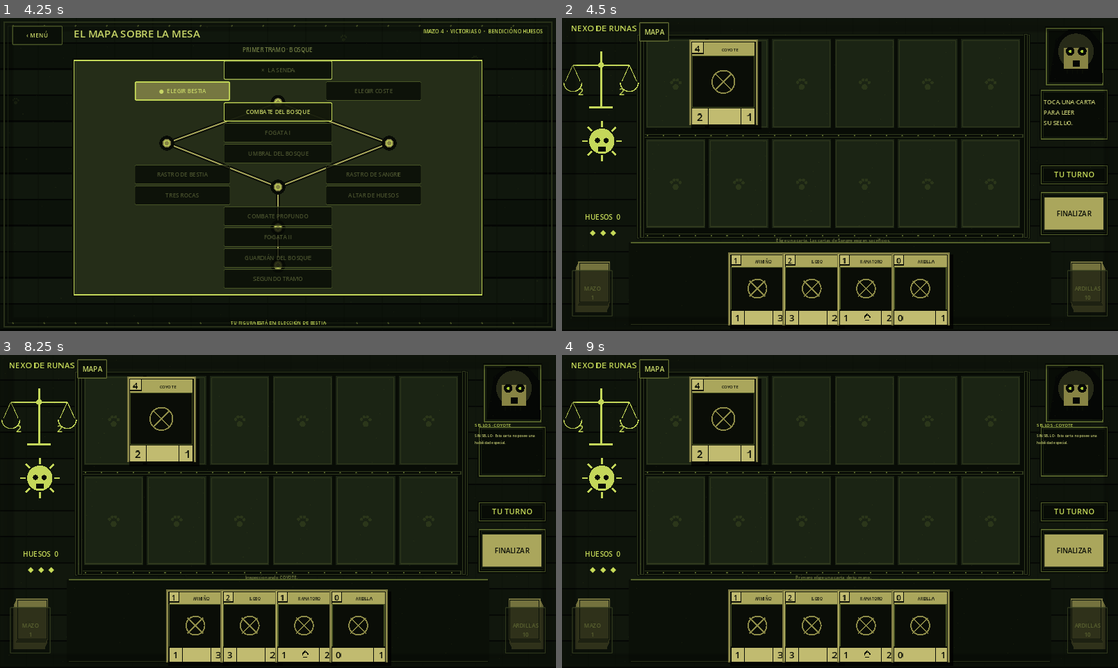
Above: before the commit, frames 1-4 (two rows, left to right).
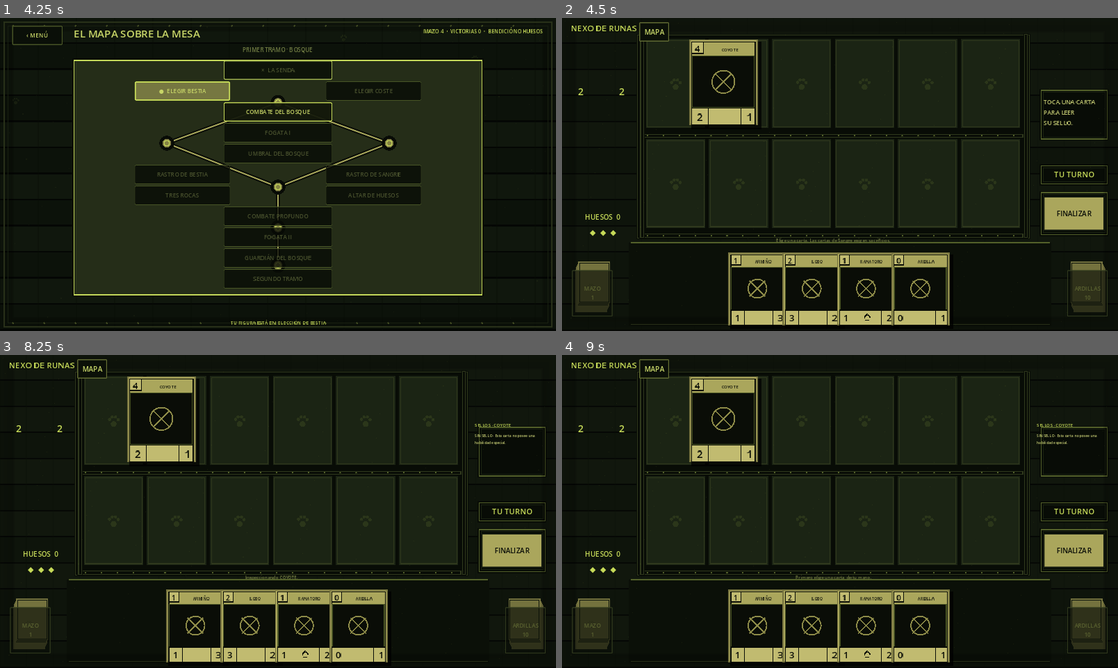
Above: after the commit, the same moments.

Repository: LoloscarPrr/Nexo-de-runas-v2
Game: Godot game, scene res://scenes/main.tscn
The game is run twice, just before and just after one commit, with the same random seed, the same clock (stepped at 60 frames per second) and the same inputs.
Inputs (mouse positions are in pixels of both pictures, inside the frame that each line leads up to):
- Up to frame 1 (4.25 s): click "NUEVA PARTIDA INICIAR EL CICLO" at 0.5 s; click "‹ MENÚ" at 1.25 s; click "NUEVA PARTIDA INICIAR EL CICLO" at 2 s; click "ELEGIR BESTIA" at 2.75 s; click (166, 152) at 3.52 s
- Up to frame 2 (4.5 s): click "COMBATE DEL BOSQUE" at 4.25 s
- Up to frame 3 (8.25 s): click "MAPA" at 5 s; click "‹ MENÚ" at 5.75 s; click "CONTINUAR VOLVER AL TABLERO" at 6.5 s; click "COMBATE DEL BOSQUE" at 7.25 s; click (161, 420) at 8 s
- Up to frame 4 (9 s): click (723, 520) at 8.77 s

Frame 1 is identical in both runs. In frame 2, 1.1% of the frame differs, in the area x 0-98%, y 3-46%; in frame 3, 1.1%; in frame 4, 1.1%.

Commit message:
Keep battle table static and extract animated HUD objects

Diff:
--- a/scripts/ui/battle_table.gd
+++ b/scripts/ui/battle_table.gd
@@ -1,7 +1,6 @@
 extends Control
 
 var balance := 0
-var ambience_time := 0.0
 
 const REF_SIZE := Vector2(1536.0, 864.0)
 const BG := Color("070a06")
@@ -17,11 +16,6 @@
 func _ready() -> void:
 	mouse_filter = Control.MOUSE_FILTER_IGNORE
 	resized.connect(queue_redraw)
-	set_process(true)
-	queue_redraw()
-
-func _process(delta: float) -> void:
-	ambience_time += delta
 	queue_redraw()
 
 func _draw() -> void:
@@ -65,36 +59,8 @@
 	draw_line(Vector2(190, 620), Vector2(1348, 620), EDGE, 4)
 	draw_line(Vector2(190, 846), Vector2(1348, 846), EDGE_DIM, 3)
 
-	# Balanza izquierda.
-	var sx := 108.0
-	var tilt := float(clampi(balance, -5, 5)) * 4.0
-	draw_line(Vector2(sx, 92), Vector2(sx, 245), GLOW, 6)
-	draw_line(Vector2(sx - 33, 246), Vector2(sx + 33, 246), GLOW, 6)
-	draw_line(Vector2(sx - 78, 130 - tilt), Vector2(sx + 78, 130 + tilt), GLOW, 4)
-	draw_circle(Vector2(sx, 130), 8, GLOW)
-	for side in [-1.0, 1.0]:
-		var pivot := Vector2(sx + 78.0 * side, 130.0 + tilt * side)
-		draw_line(pivot, pivot + Vector2(-20, 44), GLOW, 2)
-		draw_line(pivot, pivot + Vector2(20, 44), GLOW, 2)
-		draw_arc(pivot + Vector2(0, 48), 25, 0, PI, 18, GLOW, 3)
-	_draw_skull_rune(Vector2(110, 340), 1.0)
-
-	# Retrato derecho: calavera encapuchada con ojos verdes.
-	_draw_frame(Rect2(1334, 24, 164, 164), 4)
-	draw_colored_polygon(PackedVector2Array([
-		Vector2(1346, 176), Vector2(1364, 60), Vector2(1402, 30),
-		Vector2(1458, 32), Vector2(1489, 69), Vector2(1494, 178)
-	]), Color("050705"))
-	draw_circle(Vector2(1420, 92), 49, Color("272a18"))
-	draw_rect(Rect2(1387, 83, 66, 57), Color("878344"))
-	draw_circle(Vector2(1404, 92), 12, Color("050705"))
-	draw_circle(Vector2(1437, 92), 12, Color("050705"))
-	var pulse := 0.82 + sin(ambience_time * 2.0) * 0.12
-	draw_circle(Vector2(1404, 92), 4, Color(0.78, 0.93, 0.24, pulse))
-	draw_circle(Vector2(1437, 92), 4, Color(0.78, 0.93, 0.24, pulse))
-	draw_rect(Rect2(1411, 118, 19, 16), Color("050705"))
-	for i in range(4):
-		draw_line(Vector2(1396 + i * 14, 143), Vector2(1396 + i * 14, 154), Color("0a0d07"), 3)
+	# La balanza, el tótem y el retrato fueron extraídos de la mesa.
+	# Ahora son nodos independientes animables creados por immersive_campaign_view.gd.
 
 	# Caja de diálogo y marcos de controles derechos.
 	_draw_frame(Rect2(1320, 196, 190, 142), 3)
